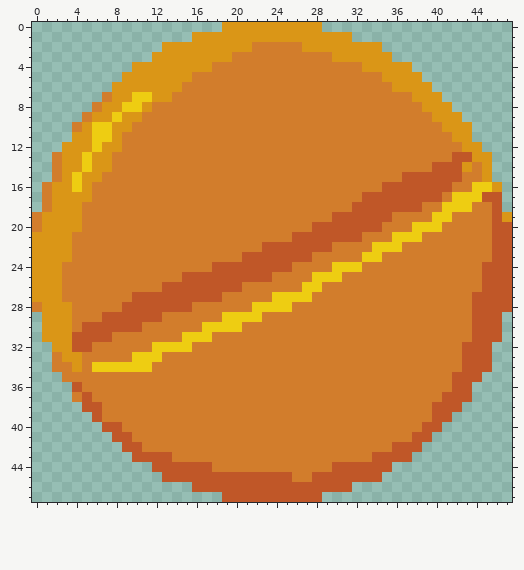
Two states of a pixel-art sprite, public/assets/gfx/ballOrange.png. This is how it looked before the edit.
The file is 48x48 pixels.
Now the later version:
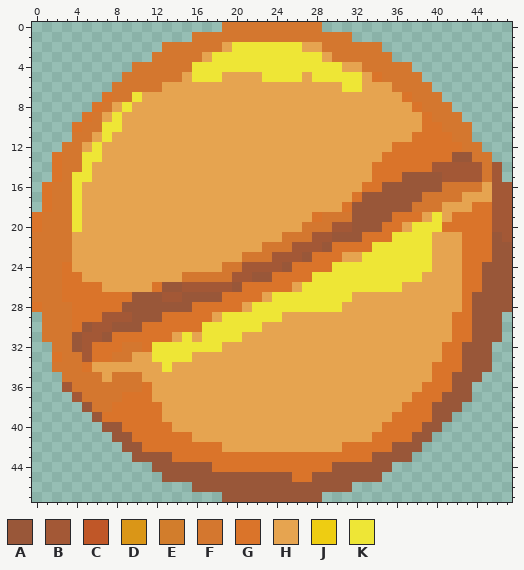
Palette (. is transparent): A #995739  B #a35836  C #c05728  D #da9617  E #d27d2c  F #d4772f  G #da742a  H #e6a450  J #eecd12  K #eee636
Diff:
Changed rows in their new state; - is an unchanged pixel.
first column x 0:
 0 -------------------FFFFFFFFFF-------------------
 1 ----------------FFFFFFFFFFFFFFFF----------------
 2 -------------FFFFFFHKKKKKKKHHFFFFFF-------------
 3 ------------FFFFFHKKKKKKKKKKKHFFFFFF------------
 4 ----------FFFFFFKKKKKKKKKKKKKKKHHFFFFF----------
 5 ---------FFFFFFHKKKHHHHKKKKHKKKKKHGFFFF---------
 6 --------FFFFFHHHHHHHHHHHHHHHHHHKKHHHFFFF--------
 7 -------GFFKHHHHHHHHHHHHHHHHHHHHHHHHHHGFFF-------
 8 ------GFHKHHHHHHHHHHHHHHHHHHHHHHHHHHHHGFFF------
 9 -----GFHKHHHHHHHHHHHHHHHHHHHHHHHHHHHHHHGFFF-----
10 ----GFFKKHHHHHHHHHHHHHHHHHHHHHHHHHHHHHHGGFFF----
11 ----FFHKHHHHHHHHHHHHHHHHHHHHHHHHHHHHHHGGGGFF----
12 ---FFHKHHHHHHHHHHHHHHHHHHHHHHHHHHHHHGGGGGGGFF---
13 --GFFKKHHHHHHHHHHHHHHHHHHHHHHHHHHHHGGGGGGGAAFF--
14 --GFFKHHHHHHHHHHHHHHHHHHHHHHHHHHHHGGGGGGBBBBBFB-
15 --GFKKHHHHHHHHHHHHHHHHHHHHHHHHHHHHGGGAAAABBBBFB-
16 -GFFKHHHHHHHHHHHHHHHHHHHHHHHHHHHHGGAAAAAAFFFFHBB
17 -GFFKHHHHHHHHHHHHHHHHHHHHHHHHHHHGAAAAAAFFFFHHHBB
18 -GFFKHHHHHHHHHHHHHHHHHHHHHHHHHHGAAAAAAFFFHHHGGBB
19 GFFFKHHHHHHHHHHHHHHHHHHHHHHHGFFFAAAAGGGHKHGGGGBB
20 GFFFKHHHHHHHHHHHHHHHHHHHHHHFFFBBAAAGGHKKKGGGGGBB
21 FFFFHHHHHHHHHHHHHHHHHHHHHFFFBBAAAGGGKKKKHHHGGGAB
22 FFFFHHHHHHHHHHHHHHHHHHHFFFBBBAGGGGKKKKKKHHHGGGAA
23 FFFFHHHHHHHHHHHHHHHHHFFFBBBAGGGHHKKKKKKKHHHGGGAA
24 FFFGHHHHHHHHHHHHHHHFFBBBBAGGGGKKKKKKKKKKHHHGGAAA
25 FFFGGHHHHHHHHHHFFFFFBBAAGGGGKKKKKKKKKKKHHHHGGAAA
26 FFFGGGGHHHHHGAABBBBBAGGGGGHKKKKKKKKKKHHHHHHGGAAA
27 FFFGGGGGGGAAABBAAAAGGGGHKKKKKKKKHHHHHHHHHHHGAAAA
28 GFFFGGGGGAAAAAAAGGGGGHKKKKKKKKKHHHHHHHHHHHHGAAAA
29 -FFFGGGBBBAAAGGGGGHKKKKKKHHHHHHHHHHHHHHHHHGGAAA-
30 -FFFGABBAAAGGGGGGKKKKKKHHHHHHHHHHHHHHHHHHHGGAAA-
31 -FFFABBAGGGGGGHKHKKKKHHHHHHHHHHHHHHHHHHHHHGGAAA-
32 --FFABGGGFFGKKKKKKKHHHHHHHHHHHHHHHHHHHHHHGGAAA--
33 --GFFBGGFFHHKKKKHHHHHHHHHHHHHHHHHHHHHHHHHGGAAA--
34 --FFFGHHHHHHHKHHHHHHHHHHHHHHHHHHHHHHHHHHGGGAAA--
35 ---FFFFHFFFHHHHHHHHHHHHHHHHHHHHHHHHHHHHHGGAAA---
36 ---BFFFFFFFGHHHHHHHHHHHHHHHHHHHHHHHHHHHGGGAA----
37 ----BFFFFGGGHHHHHHHHHHHHHHHHHHHHHHHHHHGGGAAA----
38 -----AFFGGGGGHHHHHHHHHHHHHHHHHHHHHHHHGGGAAA-----
39 ------AGGGGGGHHHHHHHHHHHHHHHHHHHHHHHGGGGAA------
40 -------AAGGGGGHHHHHHHHHHHHHHHHHHHHHGGGGAA-------
41 --------AAGGGGGGHHHHHHHHHHHHHHHHHHGGGGAA--------
42 ---------AAGGGGGGGGHHHHHHHHHHHHGGGGGAAA---------
43 ----------AAAAGGGGGGGGGGGGGGGGGGGGAAAA----------
44 ------------AAAAAAGGGGGGGGGGGGAAAAAA------------
45 -------------AAAAAAAAAAAAAGGAAAAAAA-------------
46 ----------------AAAAAAAAAAAAAAAA----------------
47 -------------------AAAAAAAAAA-------------------
Where, in picture pixels (left, top, right, bottom), the same in both pictures:
changed: (32, 22, 512, 502)
